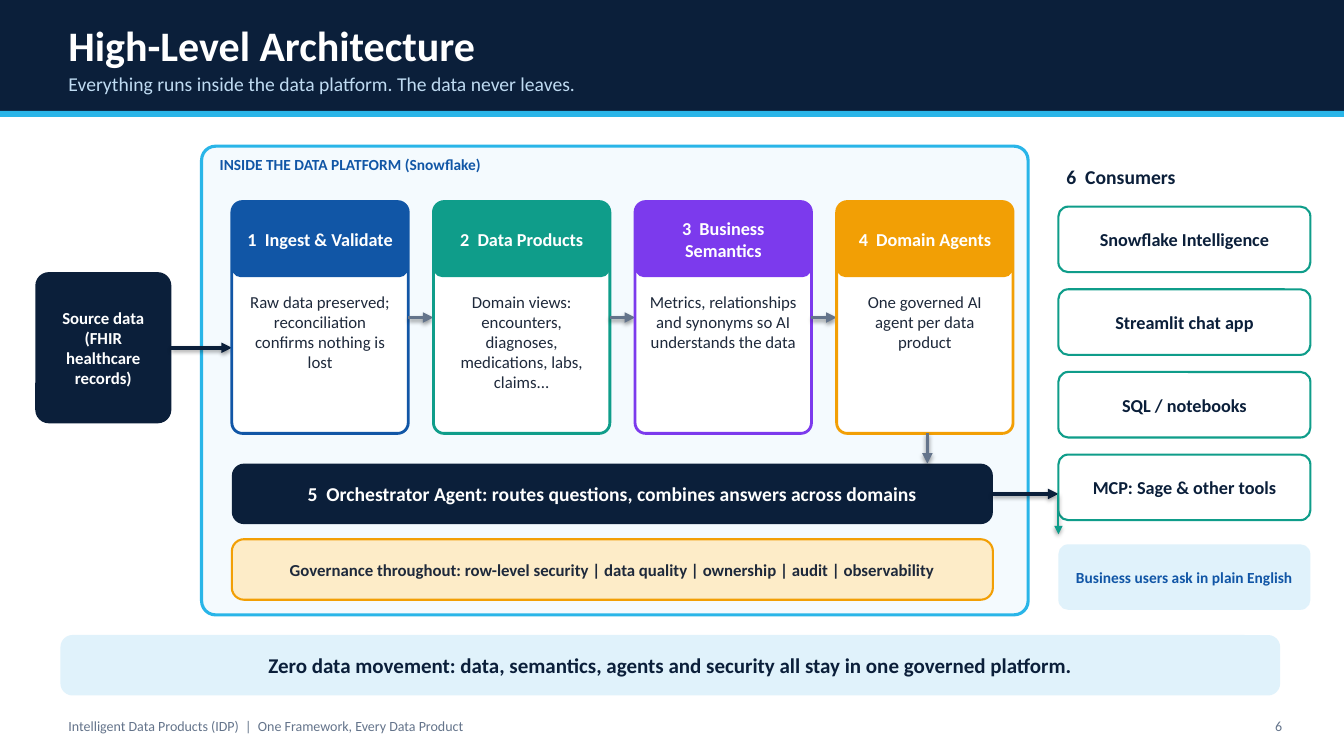
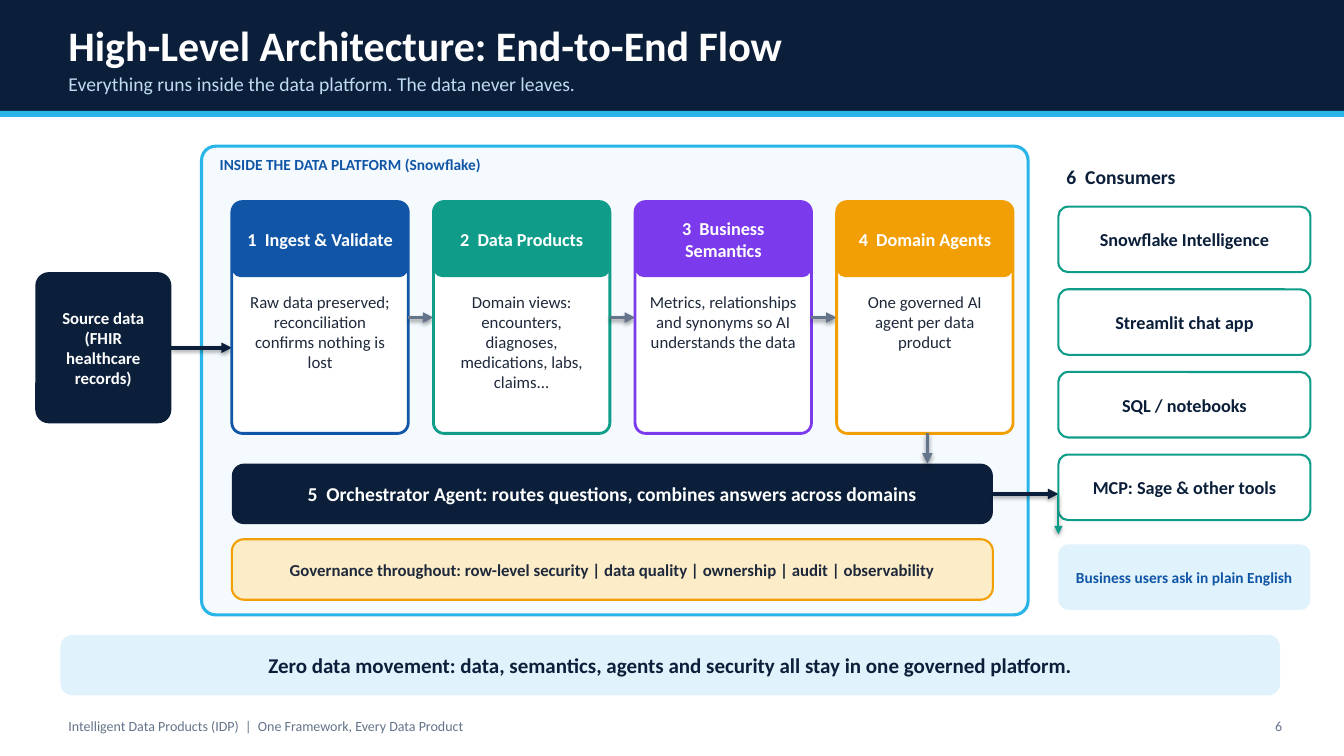
Before and after one commit to madhavank148/snowflake-healthcare-intelligence, a slide deck: slide 6 of presentation/Intelligent_Data_Products.pptx. Drawn at 1344x756 pixels with LibreOffice and Linux fonts; fonts in the diff are those of the drawing. Boxes give left, top, right and bottom in pixels: in the first picture for what was removed or moved away, otherwise in the second. Text is boxed around its words. In the diff, an @@ line names an element or a change of style, - is before the commit and + after.

```diff
--- a/presentation/Intelligent_Data_Products.pptx
+++ b/presentation/Intelligent_Data_Products.pptx
@@ text at <box>68,31,782,68</box>: text changed @@
-High-Level Architecture
+High-Level Architecture: End-to-End Flow
```
Also in this commit, not shown: 4 other slides changed, 3 slides added, 1 slide removed, 3 other files.
